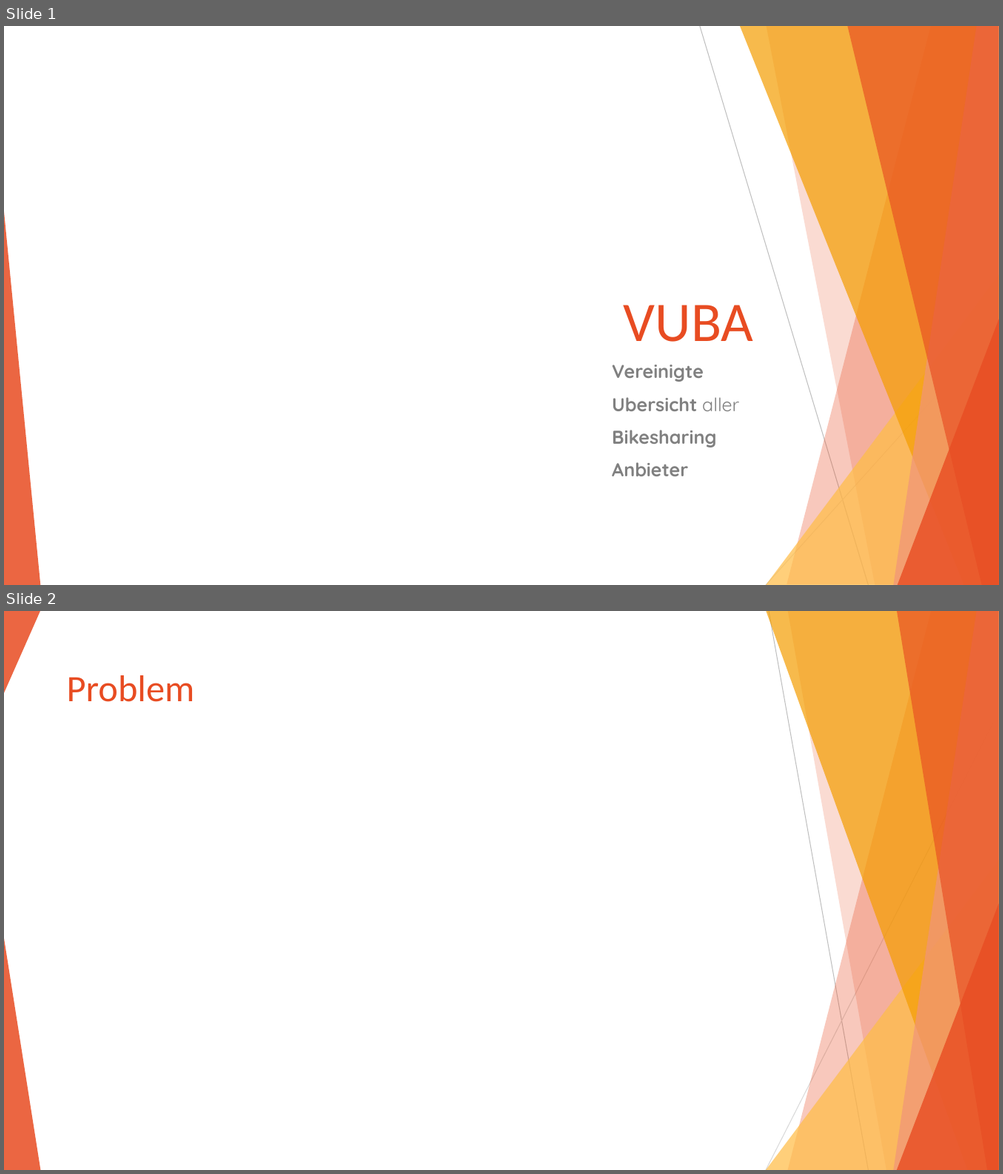
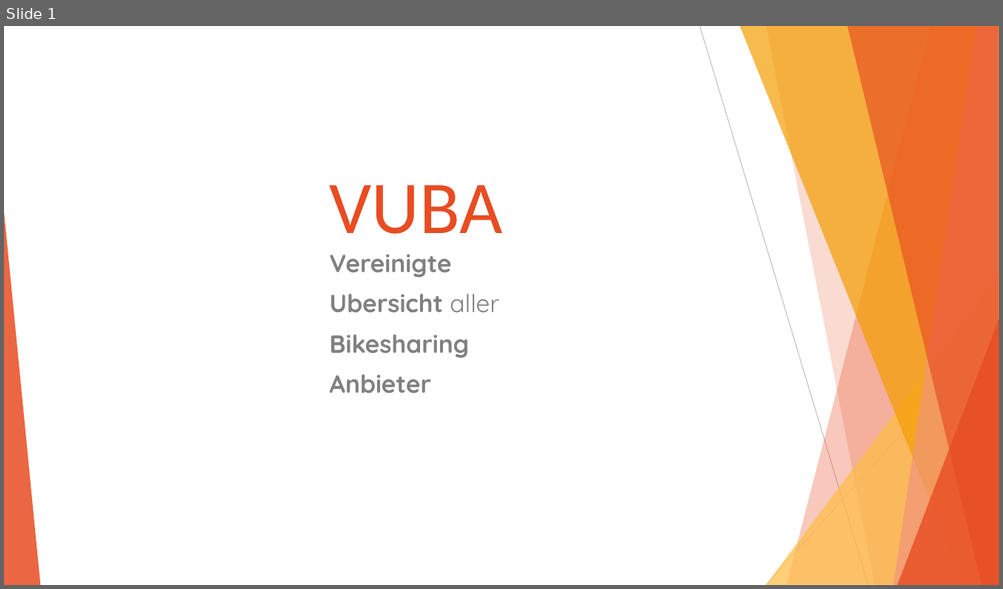
Before and after one commit to Jugendhackt/VUBA, a slide deck: VUBA.pptx. Shown one above the other, each under a label of ours: slides 1 and 2 before the commit, slide 1 after it. The pictures are 1003x1174 and 1003x589 pixels, drawn with LibreOffice and Linux fonts; fonts in the diff are those of the drawing. Boxes give left, top, right and bottom in pixels: in the first picture for what was removed or moved away, otherwise in the second. Text is boxed around its words. In the diff, an @@ line names an element or a change of style, - is before the commit and + after.

```diff
--- a/VUBA.pptx
+++ b/VUBA.pptx
@@ slide 2 removed at (x1=4, y1=611, x2=999, y2=1170), background #FFFFFF; not listed: 2 template elements that a slide beside it also shows @@
@@ triangle removed at (x1=4, y1=611, x2=40, y2=693) @@
@@ title removed at (x1=67, y1=675, x2=195, y2=702) @@
-Problem
@@ group removed at (x1=4, y1=611, x2=999, y2=1170): 4 freeform shapes, 2 lines, 2 triangles @@
@@ slide 1 changed as well @@
@@ title "VUBA" moved from (x1=623, y1=305, x2=753, y2=342) to (x1=330, y1=185, x2=503, y2=234) @@
@@ title "VUBA" at (x1=330, y1=185, x2=503, y2=234): size 54 to 72 pt; alignment right to left @@
@@ subtitle "Vereinigte" moved from (x1=612, y1=365, x2=739, y2=477) to (x1=330, y1=255, x2=499, y2=394) @@
@@ subtitle "Vereinigte" at (x1=330, y1=255, x2=499, y2=394): size 18 to 24 pt @@
```
Also in this commit, not shown: 4 slides added.
